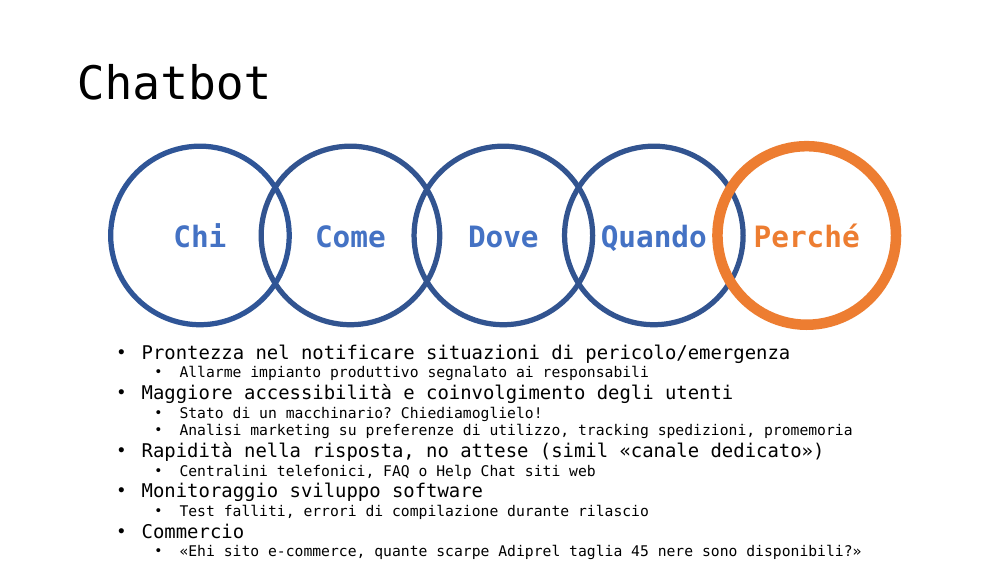
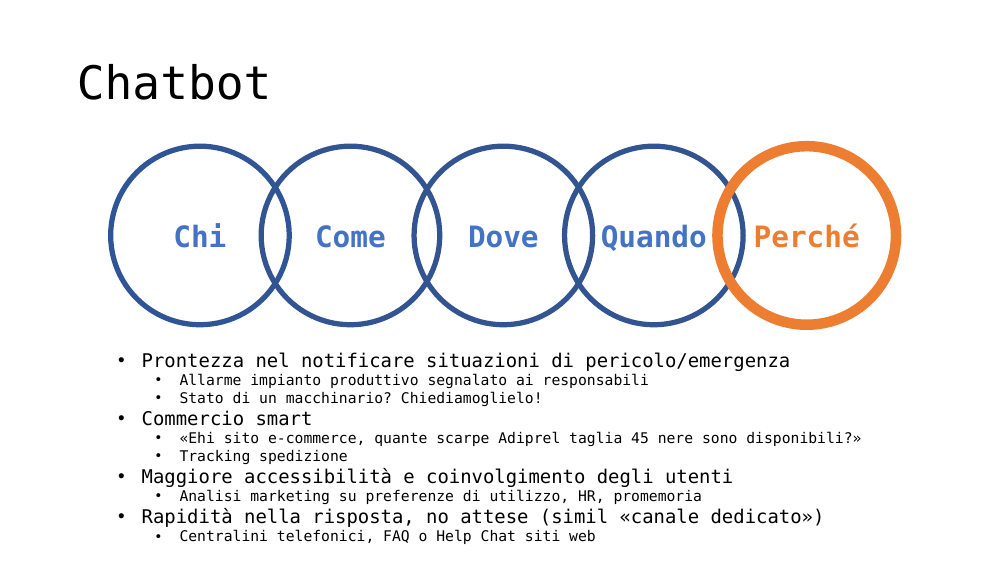
Before and after one commit to IprelProgetti/ImolaProgramma2019, a slide deck: slide 11 of Presentazione/presentazione_corni_chatbot.pptx. Drawn at 1008x567 pixels with LibreOffice and Linux fonts; fonts in the diff are those of the drawing. Boxes give left, top, right and bottom in pixels: in the first picture for what was removed or moved away, otherwise in the second. Text is boxed around its words. In the diff, an @@ line names an element or a change of style, - is before the commit and + after.

Commit message:
final presentation

```diff
--- a/Presentazione/presentazione_corni_chatbot.pptx
+++ b/Presentazione/presentazione_corni_chatbot.pptx
@@ text "Prontezza nel notificare situazioni di ..." moved from (x1=142, y1=344, x2=861, y2=559) to (x1=142, y1=352, x2=861, y2=544) @@
@@ text at (x1=142, y1=391, x2=861, y2=464): paragraphs added @@
+  • Stato di un macchinario? Chiediamoglielo!
+• Commercio smart
+  • «Ehi sito e-commerce, quante scarpe Adiprel taglia 45 nere sono disponibili?»
+  • Tracking spedizione
@@ text at (x1=142, y1=482, x2=861, y2=559): paragraphs removed @@
-• Monitoraggio sviluppo software
-  • Test falliti, errori di compilazione durante rilascio
-• Commercio
-  • «Ehi sito e-commerce, quante scarpe Adiprel taglia 45 nere sono disponibili?»
@@ text at (x1=180, y1=489, x2=703, y2=504): text changed @@
-  • Stato di un macchinario? Chiediamoglielo!
-  • Analisi marketing su preferenze di utilizzo, tracking spedizioni, promemoria
+  • Analisi marketing su preferenze di utilizzo, HR, promemoria
```
Also in this commit, not shown: 1 other file.
